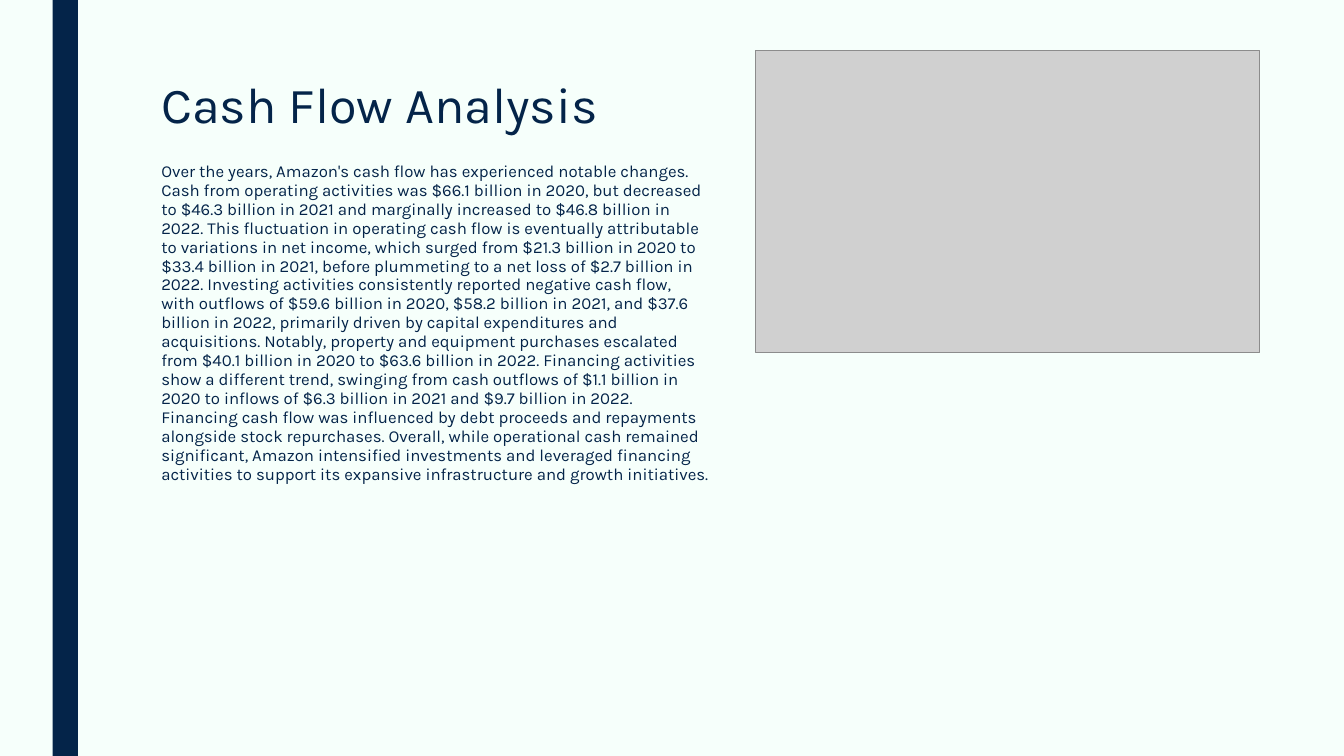
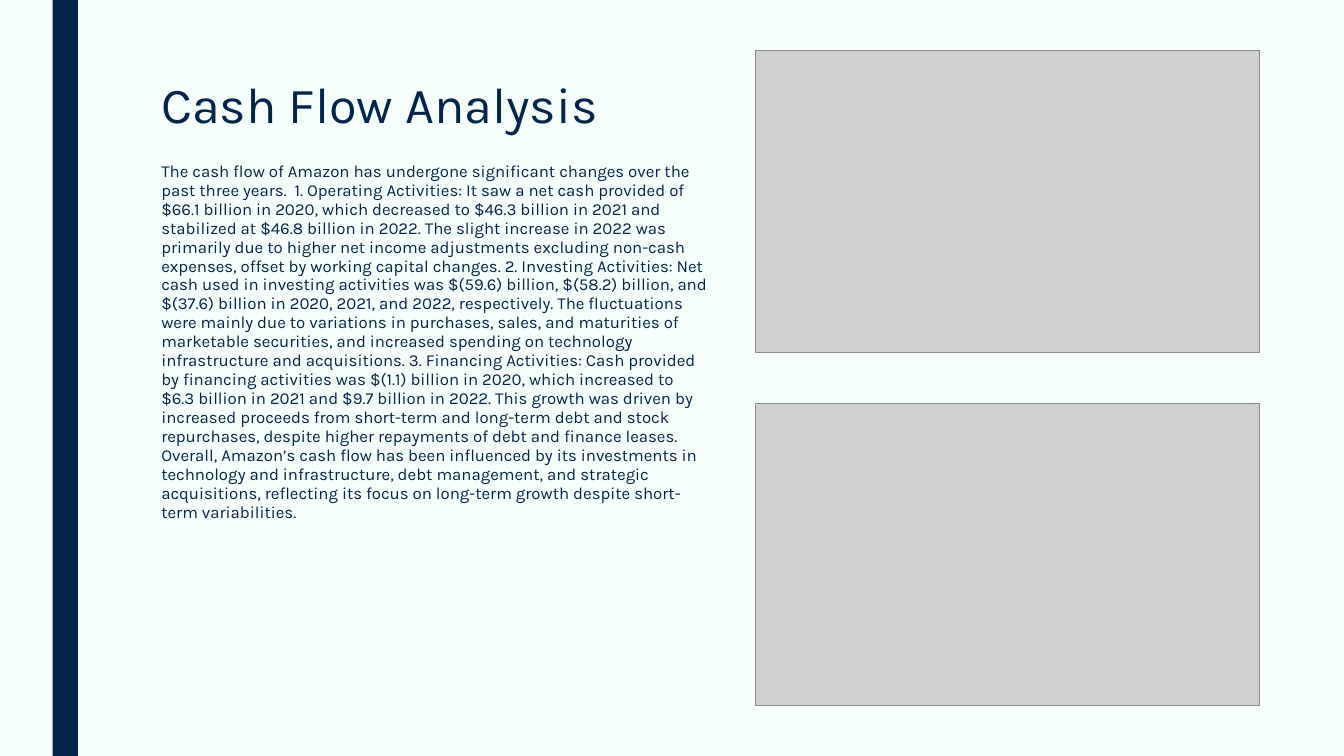
Before and after one commit to devangovind/AMUCLDISS, a slide deck: slide 4 of fastapi-backend/pres/output.pptx. Drawn at 1344x756 pixels with LibreOffice and Linux fonts; fonts in the diff are those of the drawing; grey boxes stand for pictures; background and template pictures are left out. Boxes give left, top, right and bottom in pixels: in the first picture for what was removed or moved away, otherwise in the second. Text is boxed around its words. In the diff, an @@ line names an element or a change of style, - is before the commit and + after.

```diff
--- a/fastapi-backend/pres/output.pptx
+++ b/fastapi-backend/pres/output.pptx
@@ text at box(161, 165, 707, 518): text changed @@
-Over the years, Amazon's cash flow has experienced notable changes. Cash from operating activities was $66.1 billion in 2020, but decreased to $46.3 billion in 2021 and marginally increased to $46.8 billion in 2022. This fluctuation in operating cash flow is eventually attributable to variations in net income, which surged from $21.3 billion in 2020 to $33.4 billion in 2021, before plummeting to a net loss of $2.7 billion in 2022. Investing activities consistently reported negative cash flow, with outflows of $59.6 billion in 2020, $58.2 billion in 2021, and $37.6 billion in 2022, primarily driven by capital expenditures and acquisitions. Notably, property and equipment purchases escalated from $40.1 billion in 2020 to $63.6 billion in 2022. Financing activities show a different trend, swinging from cash outflows of $1.1 billion in 2020 to inflows of $6.3 billion in 2021 and $9.7 billion in 2022. Financing cash flow was influenced by debt proceeds and repayments alongside stock repurchases. Overall, while operational cash remained significant, Amazon intensified investments and leveraged financing activities to support its expansive infrastructure and growth initiatives.
+The cash flow of Amazon has undergone significant changes over the past three years. 1. Operating Activities: It saw a net cash provided of $66.1 billion in 2020, which decreased to $46.3 billion in 2021 and stabilized at $46.8 billion in 2022. The slight increase in 2022 was primarily due to higher net income adjustments excluding non-cash expenses, offset by working capital changes. 2. Investing Activities: Net cash used in investing activities was $(59.6) billion, $(58.2) billion, and $(37.6) billion in 2020, 2021, and 2022, respectively. The fluctuations were mainly due to variations in purchases, sales, and maturities of marketable securities, and increased spending on technology infrastructure and acquisitions. 3. Financing Activities: Cash provided by financing activities was $(1.1) billion in 2020, which increased to $6.3 billion in 2021 and $9.7 billion in 2022. This growth was driven by increased proceeds from short-term and long-term debt and stock repurchases, despite higher repayments of debt and finance leases. Overall, Amazon’s cash flow has been influenced by its investments in technology and infrastructure, debt management, and strategic acquisitions, reflecting its focus on long-term growth despite short-term variabilities.
@@ picture added at box(756, 403, 1260, 706) @@
```
Also in this commit, not shown: 4 other slides changed, 10 other files.
